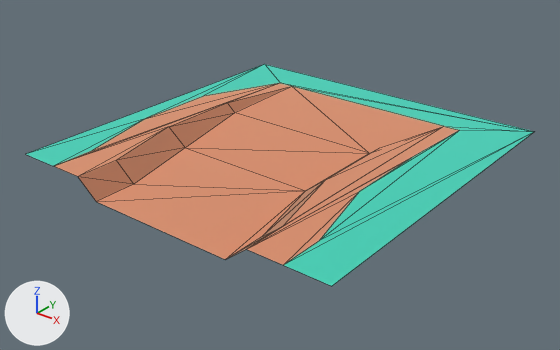
An edit to the glTF model packs/nature-kit/ground-pathend.glb, drawn before and after from the same camera.
Before and after are seen from a 50 mm lens placed at (1.214, -1.554, 0.805), pointed at (0.0, -0.037, -0.136). Every picture has the same lights, and +X, +Y and +Z are marked at lower left. The older version comes first. Mesh edges are drawn as thin lines. Where no turn or scale is listed for an object, it has been applied to the vertices.

Objects in the first picture: 'ground_pathEnd'.
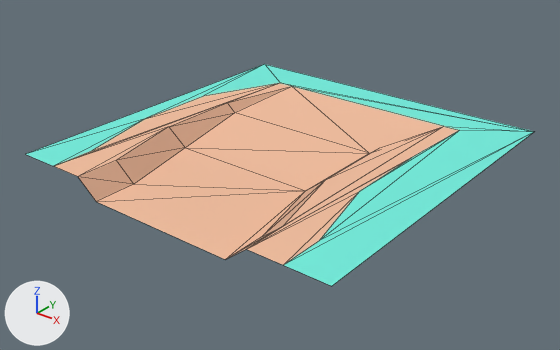
Location of each change, [x1, y1, x2, y2] in pixels of the pictures (560 x 350 px):
'ground_pathEnd', surface changed: [26, 64, 534, 286] in both

The change, as a diff of the scene's bpy script:
```diff
--- a/packs/nature-kit/ground-pathend.glb.py
+++ b/packs/nature-kit/ground-pathend.glb.py
@@ mat_dirtdark @@
 mat_dirtdark.base_color = (0.71, 0.408, 0.271)  # beige #dbab8e
-mat_dirtdark.metallic = 1.0
 mat_dirtdark.roughness = 1.0
@@ mat_grass @@
 mat_grass.base_color = (0.173, 0.847, 0.722)  # cyan #73eddd
-mat_grass.metallic = 1.0
 mat_grass.roughness = 1.0
@@ mat_dirt @@
 mat_dirt.base_color = (0.886, 0.514, 0.341)  # beige #f2be9e
-mat_dirt.metallic = 1.0
 mat_dirt.roughness = 1.0
@@ ob_tmpparent @@
-ob_tmpparent = bpy.data.objects.new('tmpParent', None)
-ob_tmpparent.location = (0.0, 0.0, 0.0)
```
